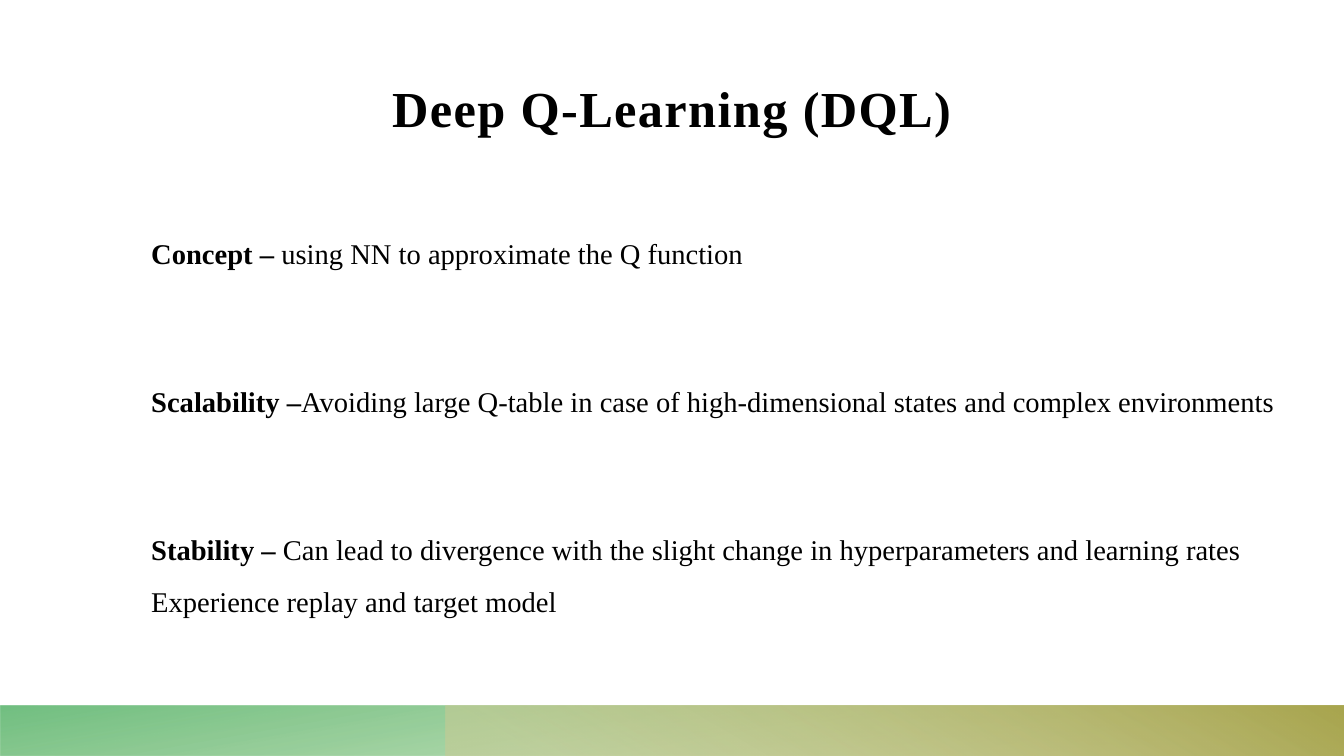
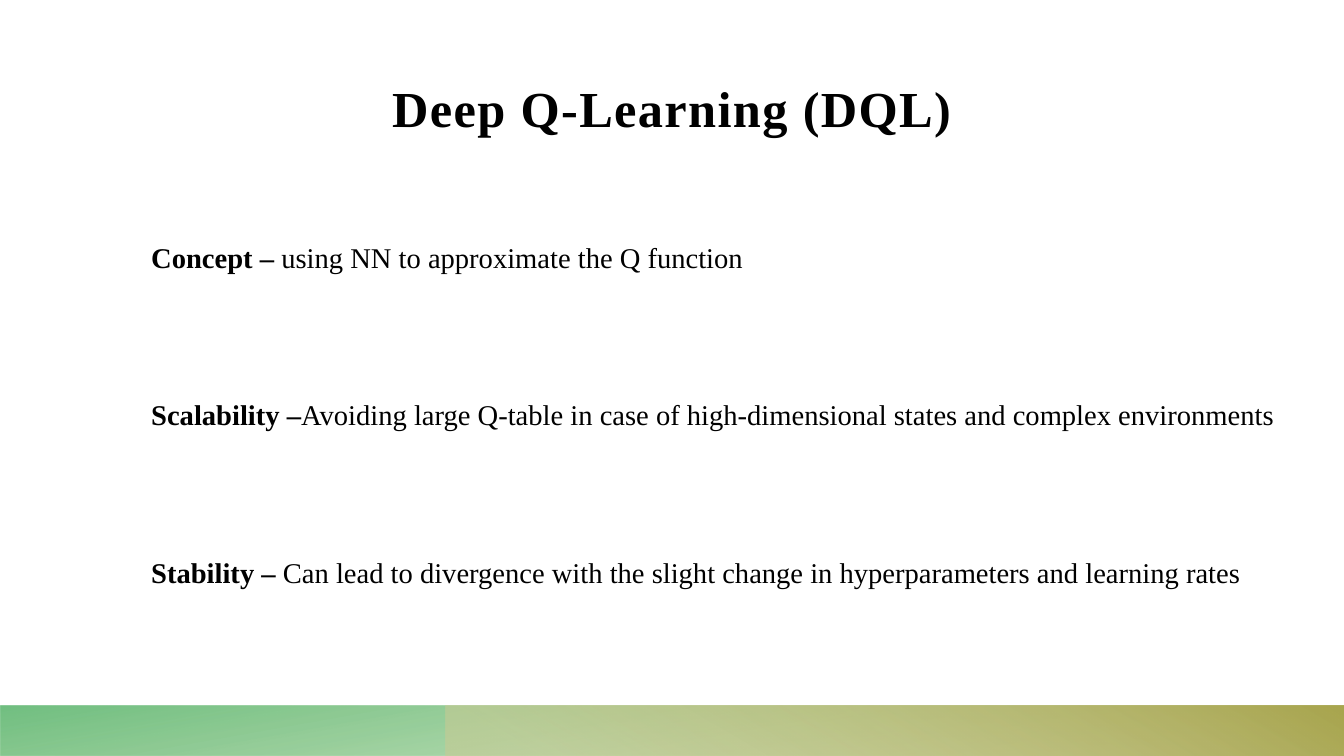
Before and after one commit to Dekel23/Sokoban-DRL, a slide deck: slide 8 of presentation.pptx. Drawn at 1344x756 pixels with LibreOffice and Linux fonts; fonts in the diff are those of the drawing. Boxes give left, top, right and bottom in pixels: in the first picture for what was removed or moved away, otherwise in the second. Text is boxed around its words. In the diff, an @@ line names an element or a change of style, - is before the commit and + after.

```diff
--- a/presentation.pptx
+++ b/presentation.pptx
@@ text "Concept – using NN to ..." at <box>151,248,1273,589</box>: line spacing 1.1 to 1.2 @@
@@ text at <box>151,592,556,618</box>: paragraph removed @@
-Experience replay and target model
```
Also in this commit, not shown: 4 other slides changed, 4 other files.
